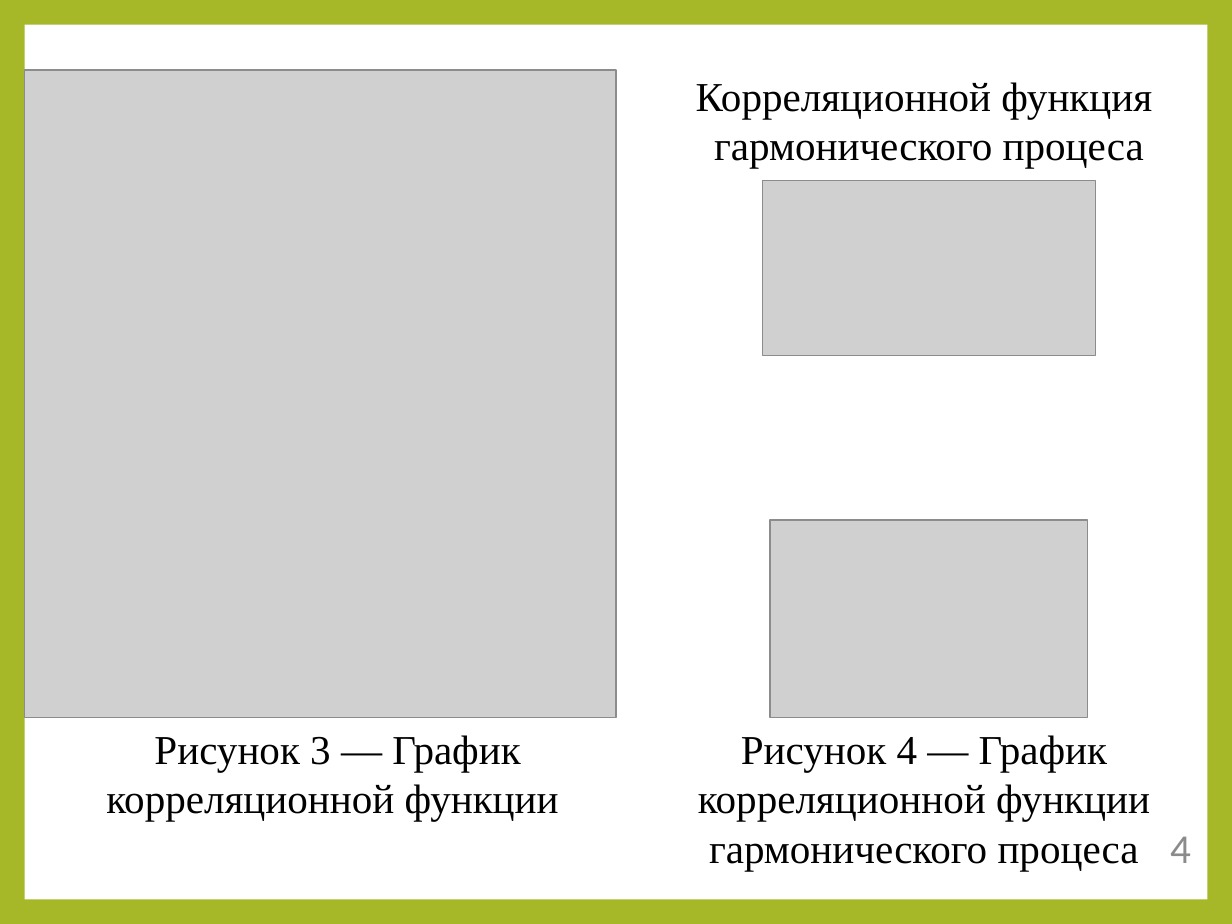
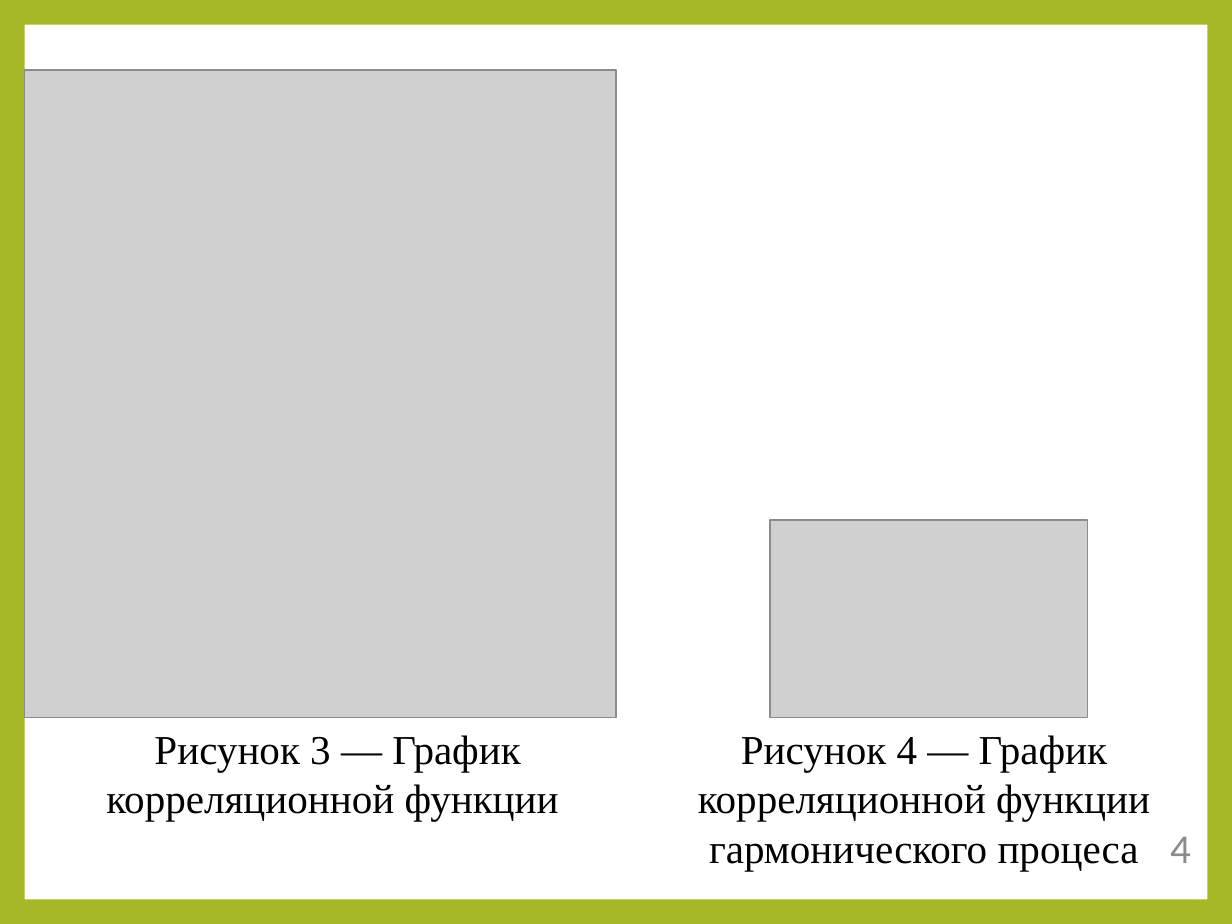
Before and after one commit to Ivan456/diplom, a slide deck: slide 4 of Ivan Vodich.pptx. Drawn at 1232x924 pixels with LibreOffice and Linux fonts; fonts in the diff are those of the drawing; grey boxes stand for pictures. Boxes give left, top, right and bottom in pixels: in the first picture for what was removed or moved away, otherwise in the second. Text is boxed around its words. In the diff, an @@ line names an element or a change of style, - is before the commit and + after.

```diff
--- a/Ivan Vodich.pptx
+++ b/Ivan Vodich.pptx
@@ text removed at (x1=696, y1=82, x2=1152, y2=168) @@
-Корреляционной функция
-гармонического процеса
@@ picture removed at (x1=763, y1=181, x2=1095, y2=356) @@
```
Also in this commit, not shown: 5 other slides changed, 3 other files.
